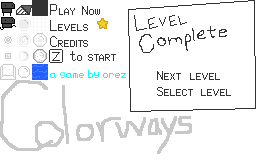
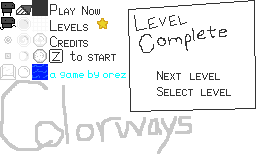
Revision of a layered (256, 160) image; what changed, layer by layer:
painted on "sprites" over [32, 64, 48, 80]
